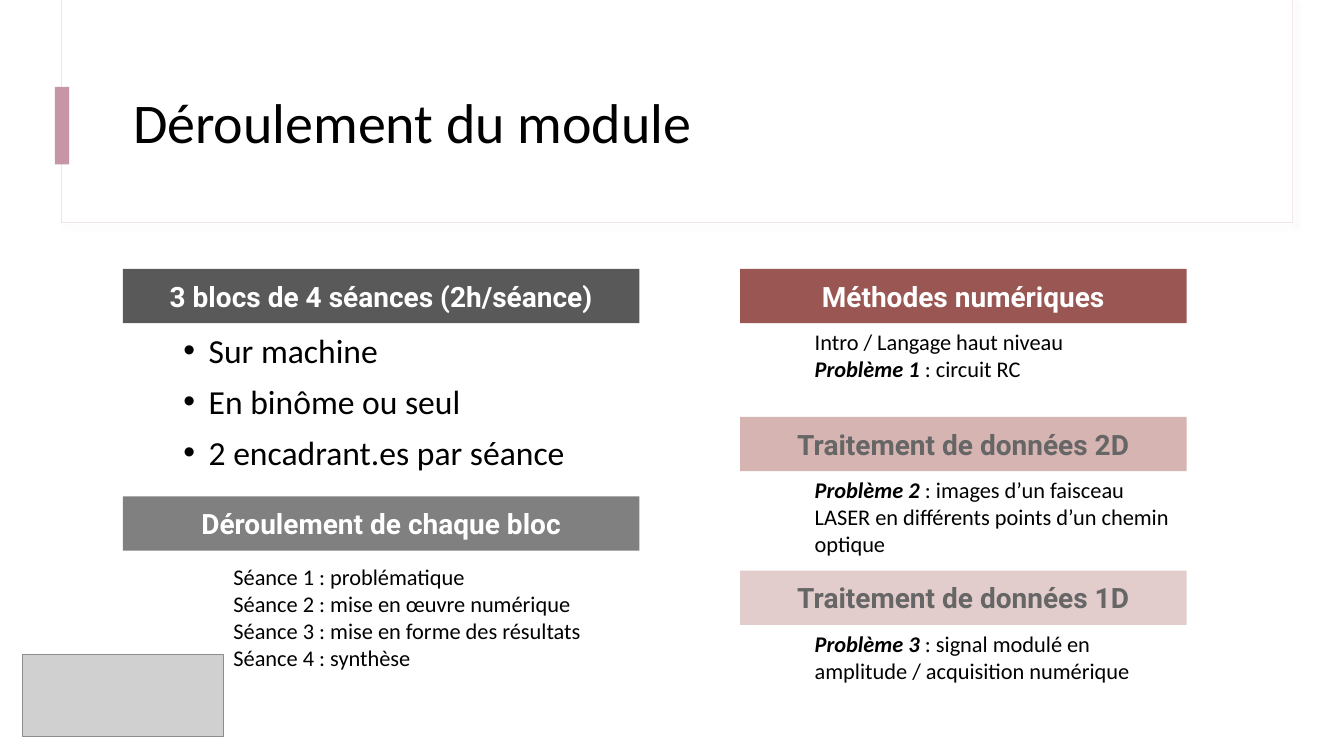
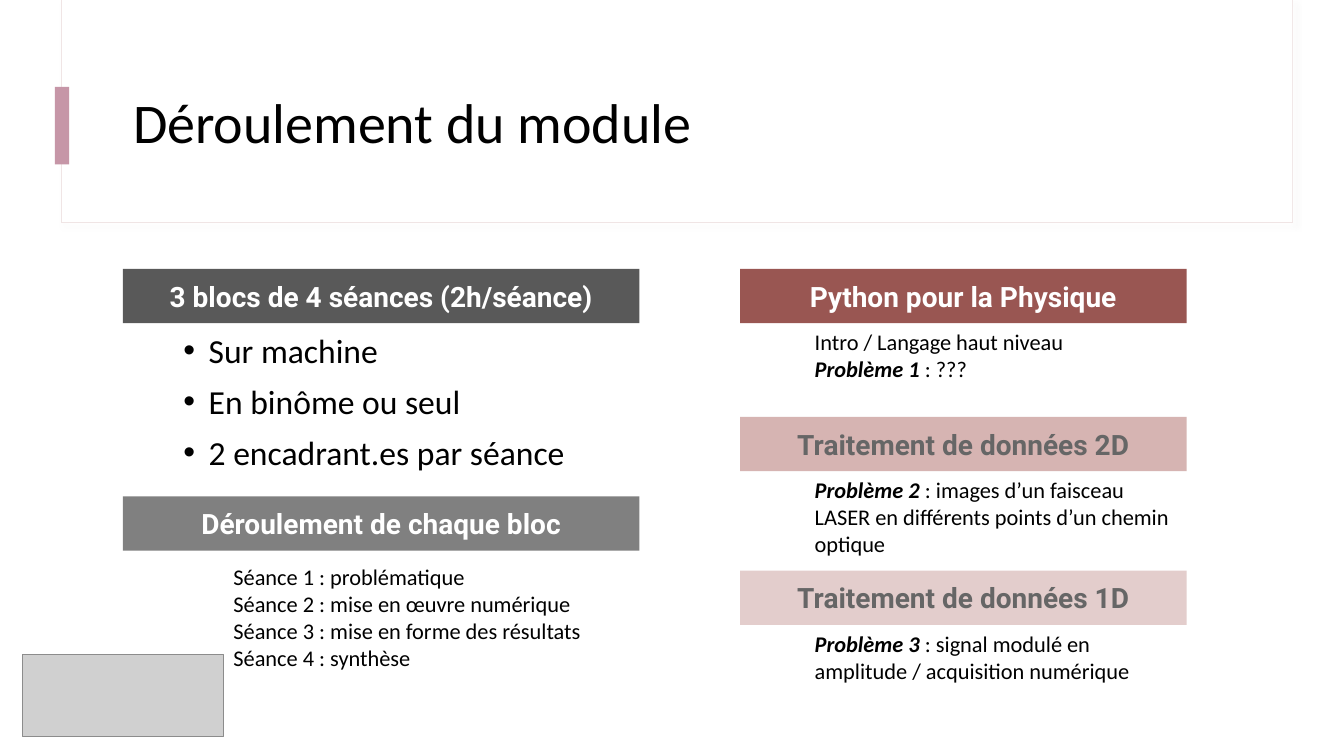
Before and after one commit to IOGS-Digital-Methods/semester-5, a slide deck: slide 14 of ONIP/onip_b0_intro/B0_0_Outils_Methodes.pptx. Drawn at 1344x756 pixels with LibreOffice and Linux fonts; fonts in the diff are those of the drawing; grey boxes stand for pictures. Boxes give left, top, right and bottom in pixels: in the first picture for what was removed or moved away, otherwise in the second. Text is boxed around its words. In the diff, an @@ line names an element or a change of style, - is before the commit and + after.

```diff
--- a/ONIP/onip_b0_intro/B0_0_Outils_Methodes.pptx
+++ b/ONIP/onip_b0_intro/B0_0_Outils_Methodes.pptx
@@ text in rectangle at (810,286,1116,313): text changed @@
-Méthodes numériques
+Python pour la Physique
@@ text at (815,361,919,377): text changed; bold on; italic on @@
-Problème 1 : circuit RC
+Problème 1 : ???
```
Also in this commit, not shown: 2 other slides changed, 3 slides added, 2 slides removed, 4 other files.
